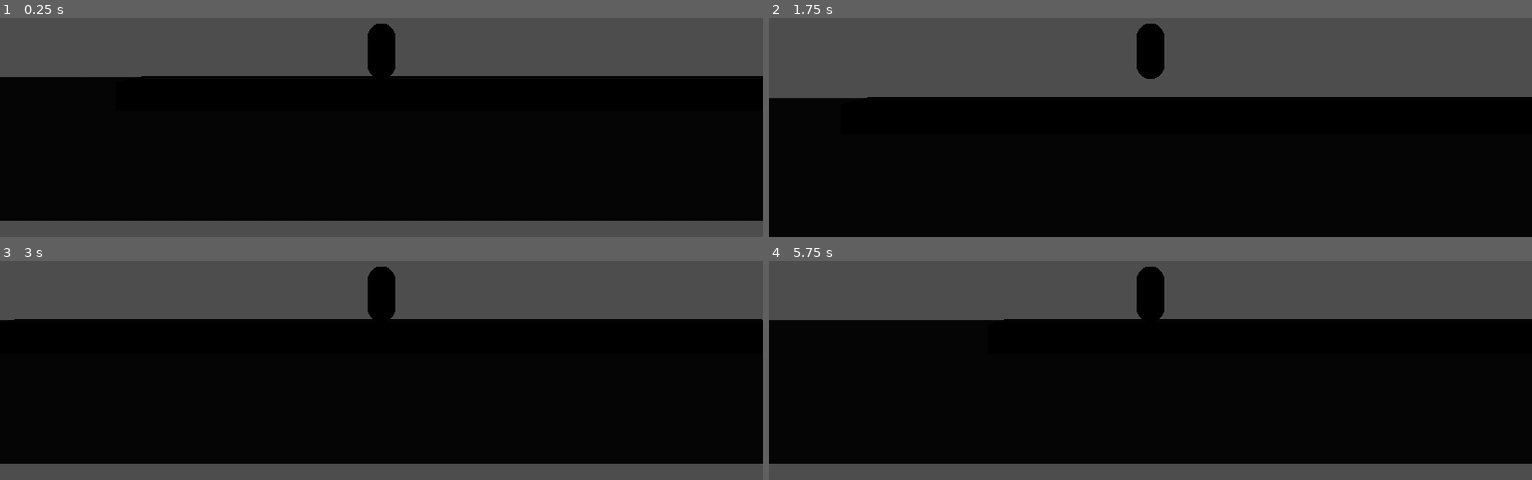
Above: before the commit, frames 1-4 (two rows, left to right).
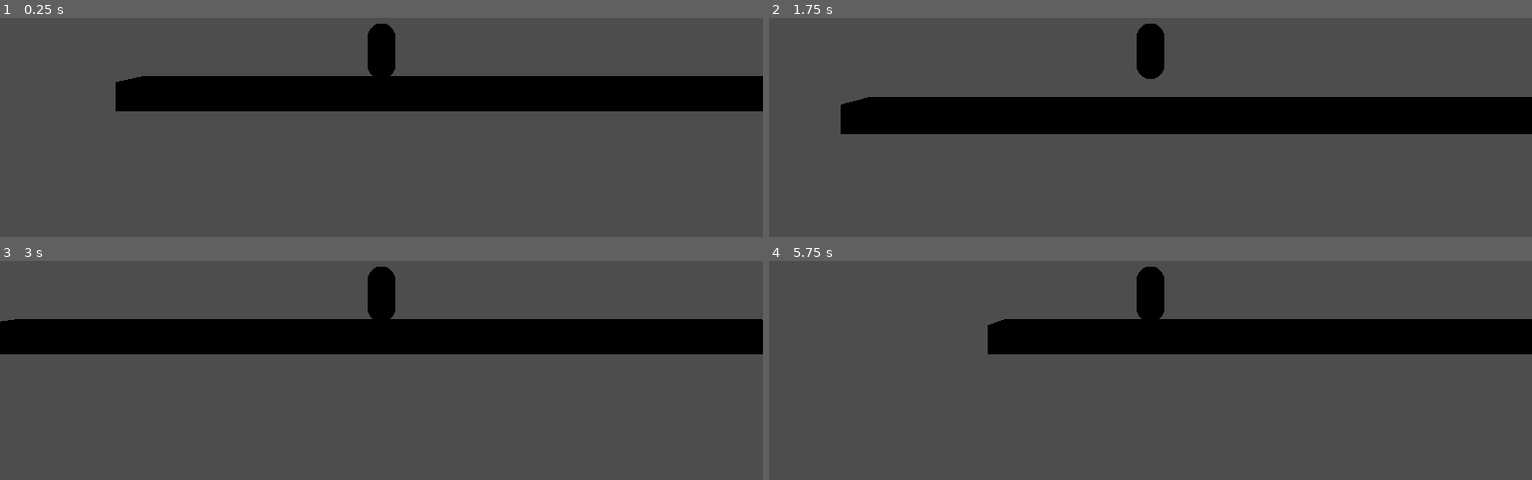
Above: after the commit, the same moments.

Repository: Lukko-Digital/upwell
Game: Godot game, scene res://src/main2.tscn
The game is run twice, just before and just after one commit, with the same random seed, the same clock (stepped at 60 frames per second) and the same inputs. This scene is started directly instead of the project's main scene.
Inputs (mouse positions are in pixels of both pictures, inside the frame that each line leads up to):
- Up to frame 1 (0.25 s): no input
- Up to frame 2 (1.75 s): tap Enter (ui_accept) at 0.5 s; move the mouse to (outside the picture) at 0.52 s; hold D (right) 0.53-1.28 s; hold Right mouse button (attract) 0.53-1.28 s; tap Space (jump) at 0.77, 1.52 s; move the mouse to (997, 44) at 1.27 s; hold A (left) from 1.28 s (still down); tap E (recall) at 1.35 s
- Up to frame 3 (3 s): move the mouse to (outside the picture) at 2.02 s; release A (left) at 2.03 s; press the mouse at (outside the picture) at 2.03 s; hold D (right) from 2.03 s (still down); move the mouse to (343, 350) at 2.77 s; release the mouse at (343, 350) at 2.78 s; right-click (343, 350) at 2.85 s
- Up to frame 4 (5.75 s): tap Space (jump) at 3.02, 3.77, 4.52 s; move the mouse to (1379, 331) at 3.52 s; release D (right) at 3.53 s; hold E (recall) 3.53-4.28 s; hold A (left) from 3.53 s (still down); tap Enter (ui_accept) at 4.25 s; move the mouse to (outside the picture) at 4.27 s; click (outside the picture) at 4.35 s; move the mouse to (1188, 265) at 5.02 s; hold Right mouse button (attract) from 5.03 s (still down)

The runs differ from the first frame. In frame 1, 52% of the frame differs, in the area x 0-100%, y 26-93%; in frame 2, 49%; in frame 3, 50%; in frame 4, 55%.

Commit message:
remove test level images

Diff:
--- a/src/main2.tscn
+++ b/src/main2.tscn
@@ -1,8 +1,7 @@
-[gd_scene load_steps=4 format=3 uid="uid://uojqhmwcibd1"]
+[gd_scene load_steps=3 format=3 uid="uid://uojqhmwcibd1"]
 
 [ext_resource type="MeshLibrary" uid="uid://bb4tos8t4smd4" path="res://assets/tiles.tres" id="1_memsf"]
 [ext_resource type="PackedScene" uid="uid://b4tc7alhrf0i" path="res://src/player3d.tscn" id="2_75t0f"]
-[ext_resource type="Texture2D" uid="uid://fl1ublau88my" path="res://assets/Test_Level/floor.png" id="3_g4lf3"]
 
 [node name="Main2" type="Node3D"]
 
@@ -16,9 +15,3 @@
 
 [node name="Player3d" parent="." instance=ExtResource("2_75t0f")]
 transform = Transform3D(1, 0, 0, 0, 1, 0, 0, 0, 1, -1, 0, 0)
-
-[node name="Node" type="Node" parent="."]
-
-[node name="floor" type="Sprite3D" parent="Node"]
-transform = Transform3D(1, 0, 0, 0, 1, 0, 0, 0, 1, 0, -2.5, 0)
-texture = ExtResource("3_g4lf3")
Binary file removed: assets/Test_Level/fg.png
Not shown, removed: assets/Test_Level/fg.png.import
Binary file removed: assets/Test_Level/fliers.png
Not shown, removed: assets/Test_Level/fliers.png.import
Binary file removed: assets/Test_Level/floor.png
Not shown, removed: assets/Test_Level/floor.png.import
Binary file removed: assets/Test_Level/floor5.png
Not shown, removed: assets/Test_Level/floor5.png.import
Binary file removed: assets/Test_Level/floor_55.png
Not shown, removed: assets/Test_Level/floor_55.png.import
Binary file removed: assets/Test_Level/ground.png
Not shown, removed: assets/Test_Level/ground.png.import
(and 17 more such lines)
